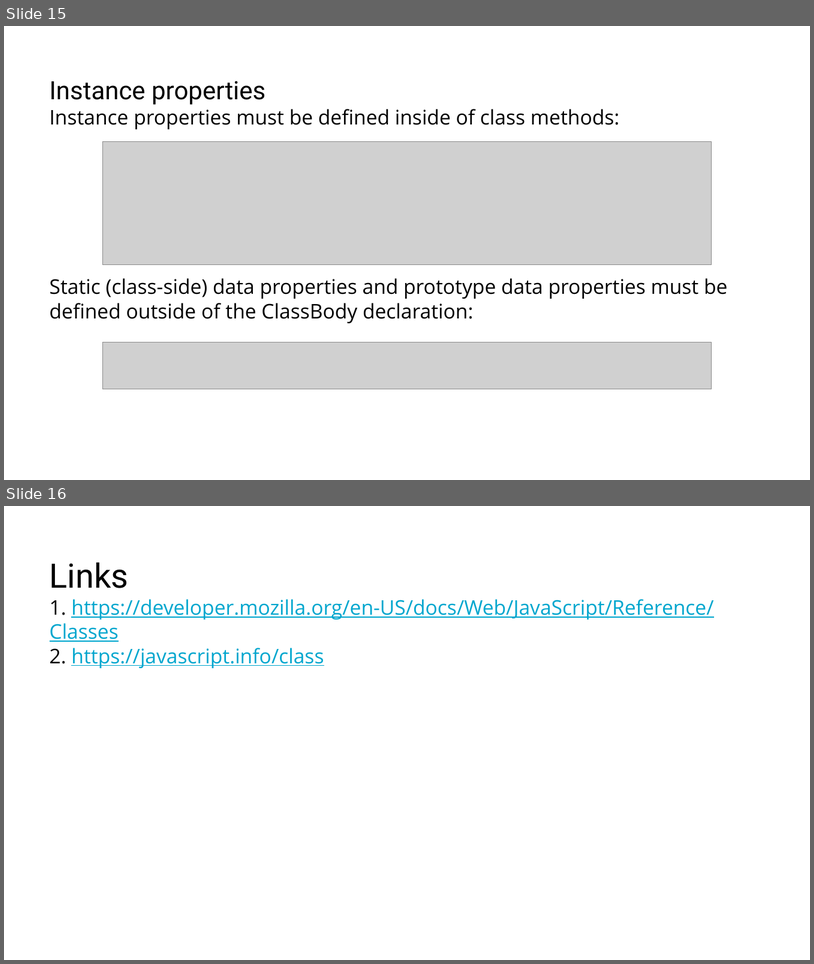
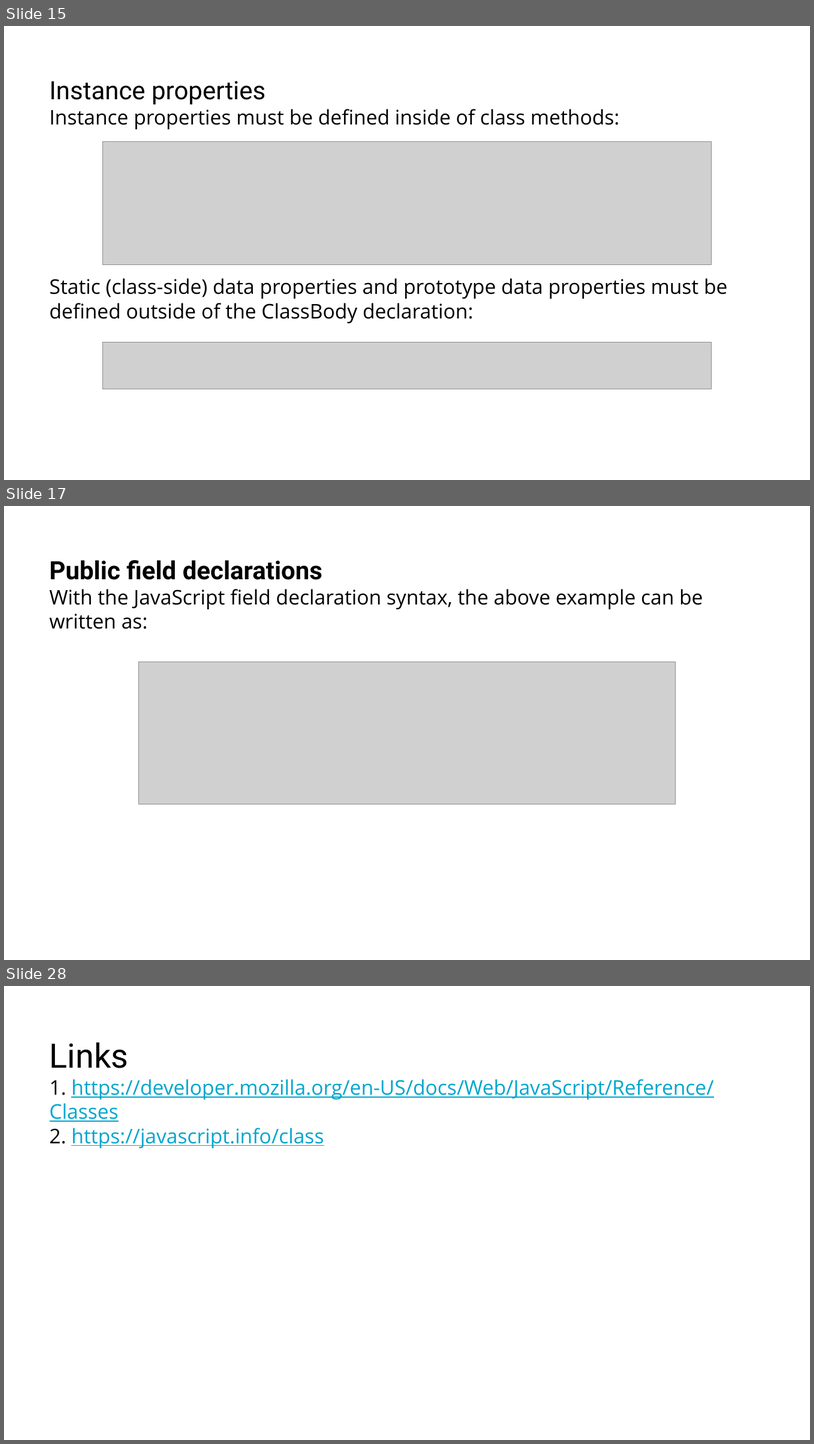
Before and after one commit to RostyslavSynenko/Lv-469.NodeJS, a slide deck: presentations/Classes.pptx. Shown one above the other, each under a label of ours: slides 15 and 16 before the commit, slides 15, 17 and 28 after it; the slides between them are not shown. The pictures are 814x964 and 814x1444 pixels, drawn with LibreOffice and Linux fonts; fonts in the diff are those of the drawing; grey boxes stand for pictures; background and template pictures are left out. Boxes give left, top, right and bottom in pixels: in the first picture for what was removed or moved away, otherwise in the second. Text is boxed around its words. In the diff, an @@ line names an element or a change of style, - is before the commit and + after.

```diff
--- a/presentations/Classes.pptx
+++ b/presentations/Classes.pptx
@@ slide 17 added at <box>4,506,810,960</box>, background #FFFFFF @@
@@ title added at <box>50,560,703,629</box>, 24 pt, text #000000 @@
+Public field declarations
+With the JavaScript field declaration syntax, the above example can be written as:
@@ picture added at <box>139,661,675,804</box> @@
@@ what was slide 16 is now slide 28 @@
```
Also in this commit, not shown: 11 other slides added.
